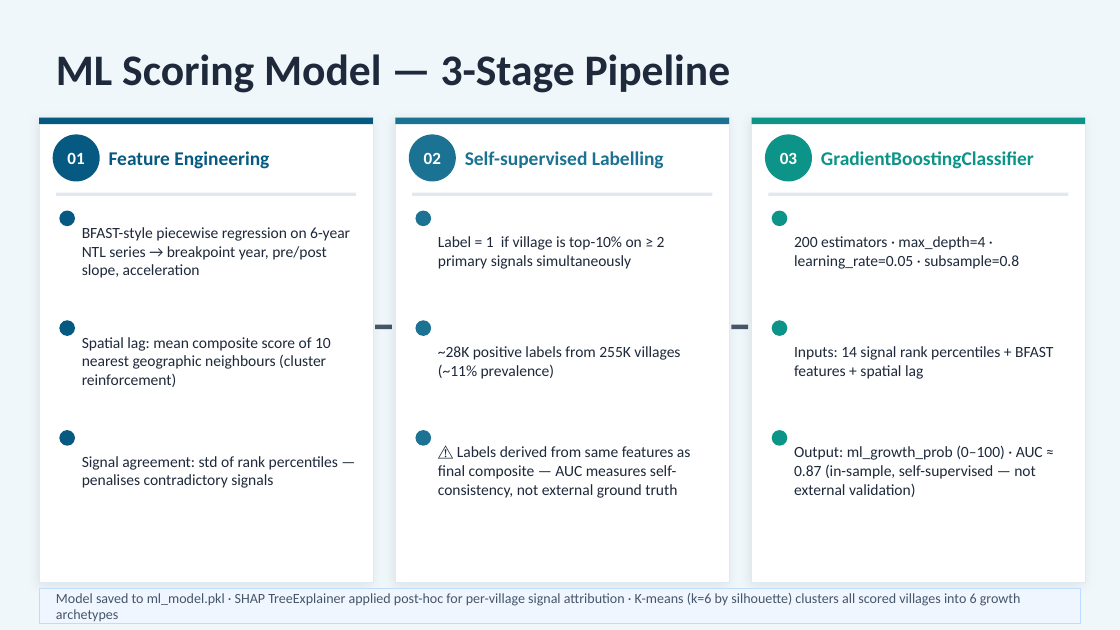
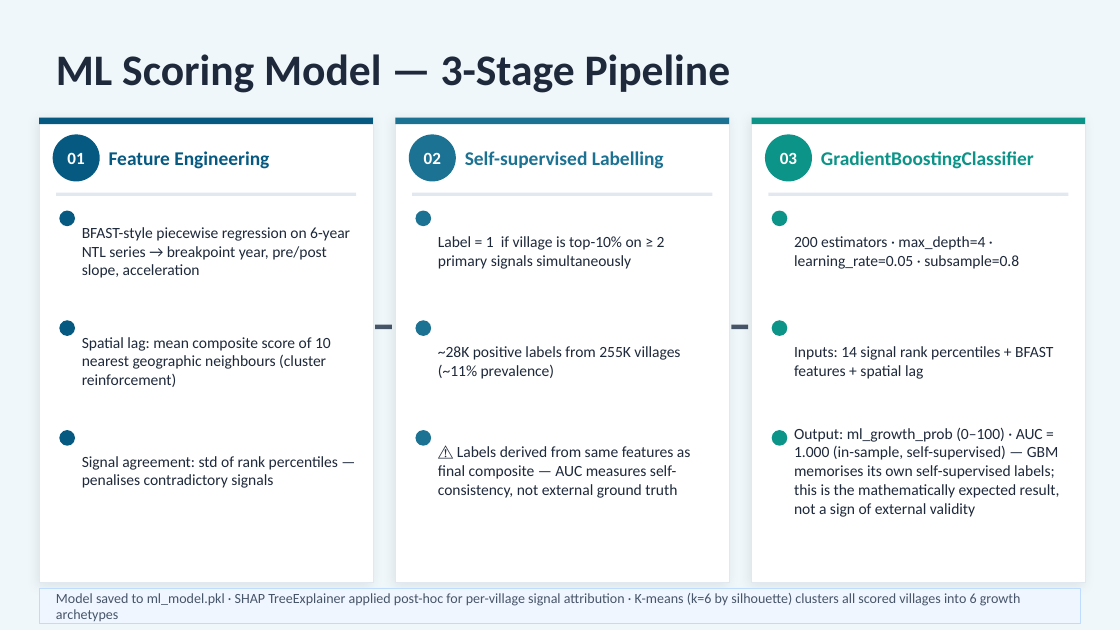
Before and after one commit to ishunteam-png/kritter-village-growth, a slide deck: slide 4 of kritter_village_growth.pptx. Drawn at 1120x630 pixels with LibreOffice and Linux fonts; fonts in the diff are those of the drawing. Boxes give left, top, right and bottom in pixels: in the first picture for what was removed or moved away, otherwise in the second. Text is boxed around its words. In the diff, an @@ line names an element or a change of style, - is before the commit and + after.

```diff
--- a/kritter_village_growth.pptx
+++ b/kritter_village_growth.pptx
@@ text at (x1=794, y1=428, x2=1060, y2=517): text changed @@
-Output: ml_growth_prob (0–100) · AUC ≈ 0.87 (in-sample, self-supervised — not external validation)
+Output: ml_growth_prob (0–100) · AUC = 1.000 (in-sample, self-supervised) — GBM memorises its own self-supervised labels; this is the mathematically expected result, not a sign of external validity
```
Also in this commit, not shown: 3 other slides changed, 4 other files.
